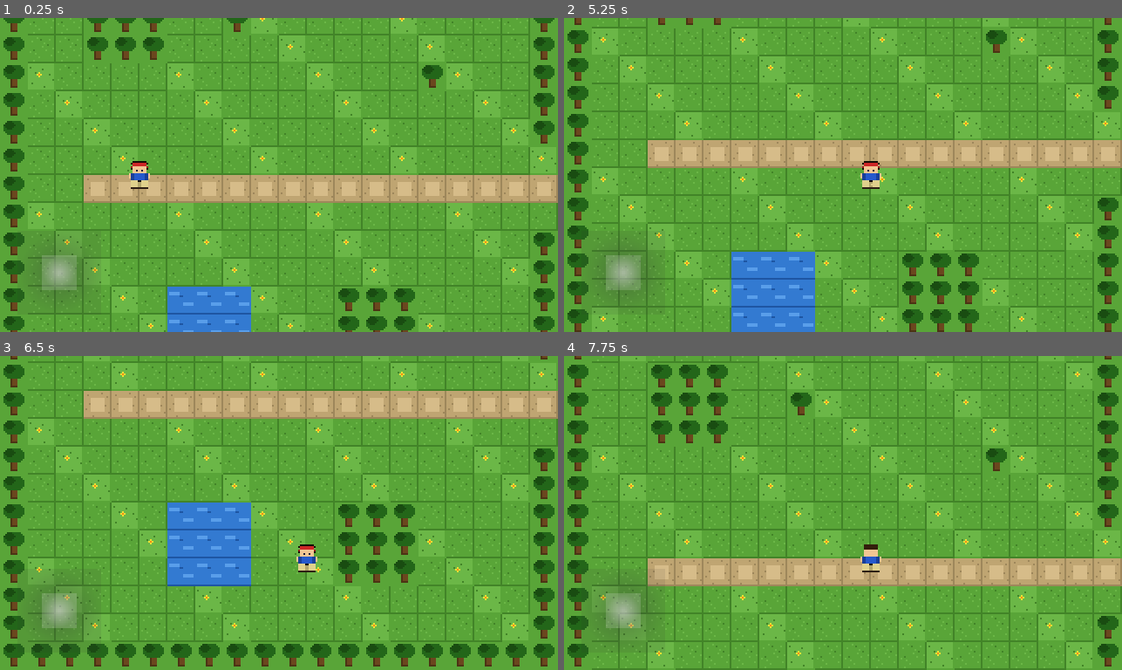
Above: before the commit, frames 1-4 (two rows, left to right).
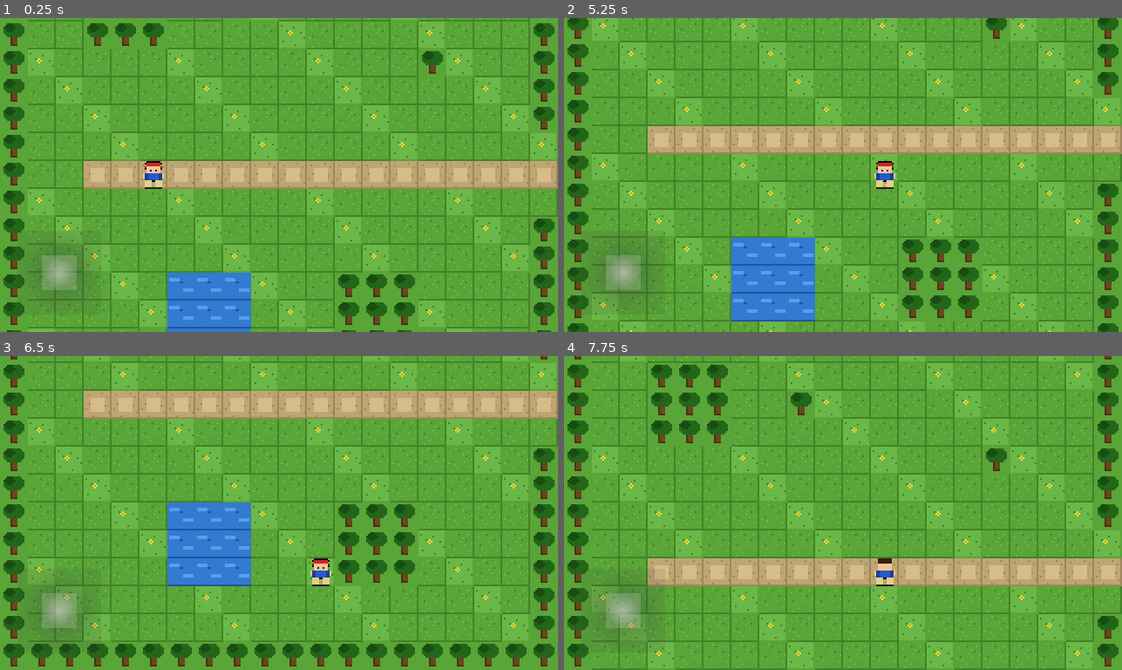
Above: after the commit, the same moments.

Repository: spacecitystudioshtx-creator/dragonbound
Game: Godot game, scene res://scenes/maps/test_map.tscn
The game is run twice, just before and just after one commit, with the same random seed, the same clock (stepped at 60 frames per second) and the same inputs.
Inputs (mouse positions are in pixels of both pictures, inside the frame that each line leads up to):
- Up to frame 1 (0.25 s): no input
- Up to frame 2 (5.25 s): tap Enter (ui_accept) at 0.5, 0.77, 2, 3.5, 3.77, 5 s; move the mouse to (965, 159) at 0.52 s; hold D (move_right) 0.53-1.25 s; click (965, 159) at 0.67 s; drag from (731, 190) to (1105, 187) at 1.27 s; move the mouse to (898, 105) at 2.02 s; hold D (move_right) 2.03-2.75 s; drag from (815, 237) to (937, 21) at 2.77 s; move the mouse to (1010, 222) at 3.52 s; hold A (move_left) 3.53-4.25 s; drag from (675, 127) to (759, 96) at 4.27 s; move the mouse to (870, 175) at 5.02 s; hold S (move_down) from 5.03 s (still down); click (870, 175) at 5.17 s
- Up to frame 3 (6.5 s): release S (move_down) at 5.75 s; drag from (195, 434) to (167, 528) at 5.77 s
- Up to frame 4 (7.75 s): tap Enter (ui_accept) at 6.5, 6.77 s; move the mouse to (965, 497) at 6.52 s; hold W (move_up) 6.53-7.25 s; drag from (731, 528) to (943, 381) at 7.27 s

The runs differ from the first frame. In frame 1, 29% of the frame differs, in the area x 0-100%, y 0-100%; in frame 2, 30%; in frame 3, 0.5%; in frame 4, 0.5%.

Commit message:
Fix player snapping to tile centers instead of tile corners
Position now snaps to (8+16n, 8+16n) grid — the center of each tile —
so the character stands in the middle of a tile like Pokémon, not on the
grid lines between them.

Co-Authored-By: Claude Sonnet 4.6 <noreply@anthropic.com>

Diff:
--- a/scripts/player.gd
+++ b/scripts/player.gd
@@ -28,8 +28,8 @@
 
 
 func _ready() -> void:
-	# Snap to grid on spawn
-	position = position.snapped(Vector2(TILE_SIZE, TILE_SIZE))
+	# Snap to tile center (not corner) — floor to tile, then offset by half-tile
+	position = (position / float(TILE_SIZE)).floor() * TILE_SIZE + Vector2(TILE_SIZE / 2, TILE_SIZE / 2)
 	target_pos = position
 
 
